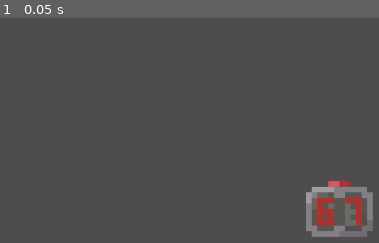
Above: before the commit, frame 1.
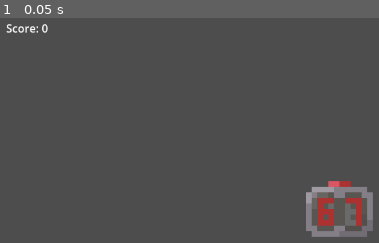
Above: after the commit, the same moment.

Repository: GragonGit/Too-Many-Timers
Game: Godot game, scene res://main.tscn
The game is run twice, just before and just after one commit, with the same random seed, the same clock (stepped at 60 frames per second) and the same inputs.
Inputs:
- Up to frame 1 (0.05 s): no input

The runs differ from the first frame. In frame 1, 0.2% of the frame differs, in the area x 1-13%, y 2-7%.

Commit message:
Added Score

Diff:
--- a/Timer/BaseTimer.gd
+++ b/Timer/BaseTimer.gd
@@ -83,9 +83,13 @@
 func _should_trigger_game_over(value: float) -> bool:
 	return value <= 0.0
 
+func _calculate_score(old_value: float) -> int:
+	return roundi(current_value - old_value)
 
 func _on_reset_pressed() -> void:
+	var old_value = current_value
 	_set_value(reset_value)
+	ScoreManager.add_score(_calculate_score(old_value))
 	reset_pressed.emit(current_value)
 
 # NOTE - It is recommended to _overite calculate_next_value() and _should_trigger_game_over() instead
--- /dev/null
+++ b/UI/ScoreDisplay/ScoreManager.gd
@@ -0,0 +1,13 @@
+extends Node
+
+signal score_changed(new_score: int)
+
+var score: int = 0
+
+func add_score(amount: int) -> void:
+	score += amount
+	score_changed.emit(score)
+
+func reset_score() -> void:
+	score = 0
+	score_changed.emit(score)
--- /dev/null
+++ b/UI/ScoreDisplay/ScoreScript.gd
@@ -0,0 +1,8 @@
+extends Label
+
+func _ready() -> void:
+	ScoreManager.score_changed.connect(_on_score_changed)
+	text = "Score: " + str(ScoreManager.score)
+
+func _on_score_changed(new_score: int) -> void:
+	text = "Score: " + str(new_score)
--- /dev/null
+++ b/UI/UI.tscn
@@ -0,0 +1,23 @@
+[gd_scene format=3 uid="uid://46hvkn8vq4lr"]
+
+[ext_resource type="Script" uid="uid://d1f6rh0middfr" path="res://UI/ScoreDisplay/ScoreScript.gd" id="1_6dd3c"]
+
+[node name="Ui" type="Control" unique_id=703720092]
+layout_mode = 3
+anchors_preset = 15
+anchor_right = 1.0
+anchor_bottom = 1.0
+grow_horizontal = 2
+grow_vertical = 2
+
+[node name="MarginContainer" type="MarginContainer" parent="." unique_id=1374987640]
+layout_mode = 0
+offset_right = 40.0
+offset_bottom = 40.0
+theme_override_constants/margin_left = 16
+theme_override_constants/margin_top = 16
+
+[node name="ScoreLabel" type="Label" parent="MarginContainer" unique_id=604932380]
+layout_mode = 2
+text = "Score: "
+script = ExtResource("1_6dd3c")
--- a/main.tscn
+++ b/main.tscn
@@ -1,6 +1,7 @@
 [gd_scene format=3 uid="uid://b1mm3o80v4b8y"]
 
 [ext_resource type="PackedScene" uid="uid://kmmjj2ittgkw" path="res://Timer/DigitalClock/DigitalClock.tscn" id="1_ig7tw"]
+[ext_resource type="PackedScene" uid="uid://46hvkn8vq4lr" path="res://UI/UI.tscn" id="2_0xm2m"]
 
 [node name="Game" type="Node" unique_id=884841435]
 
@@ -8,3 +9,6 @@
 
 [node name="DigitalClock" parent="Scene" unique_id=548302011 instance=ExtResource("1_ig7tw")]
 position = Vector2(496, 280)
+
+[node name="Ui" parent="." unique_id=703720092 instance=ExtResource("2_0xm2m")]
+mouse_filter = 2
--- a/project.godot
+++ b/project.godot
@@ -15,6 +15,10 @@
 config/features=PackedStringArray("4.7", "Forward Plus")
 config/icon="res://icon.svg"
 
+[autoload]
+
+ScoreManager="*uid://uoqhi8mhdwdx"
+
 [display]
 
 window/stretch/mode="viewport"
Not shown, added: UI/ScoreDisplay/ScoreManager.gd.uid
Not shown, added: UI/ScoreDisplay/ScoreScript.gd.uid
